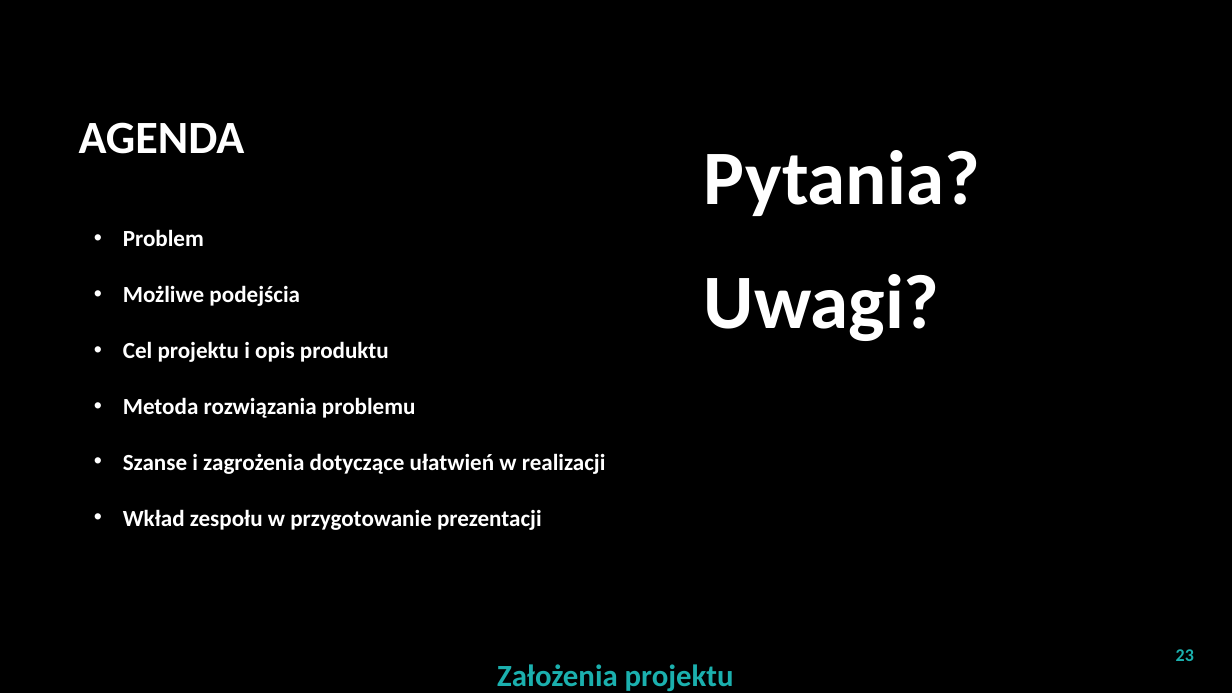
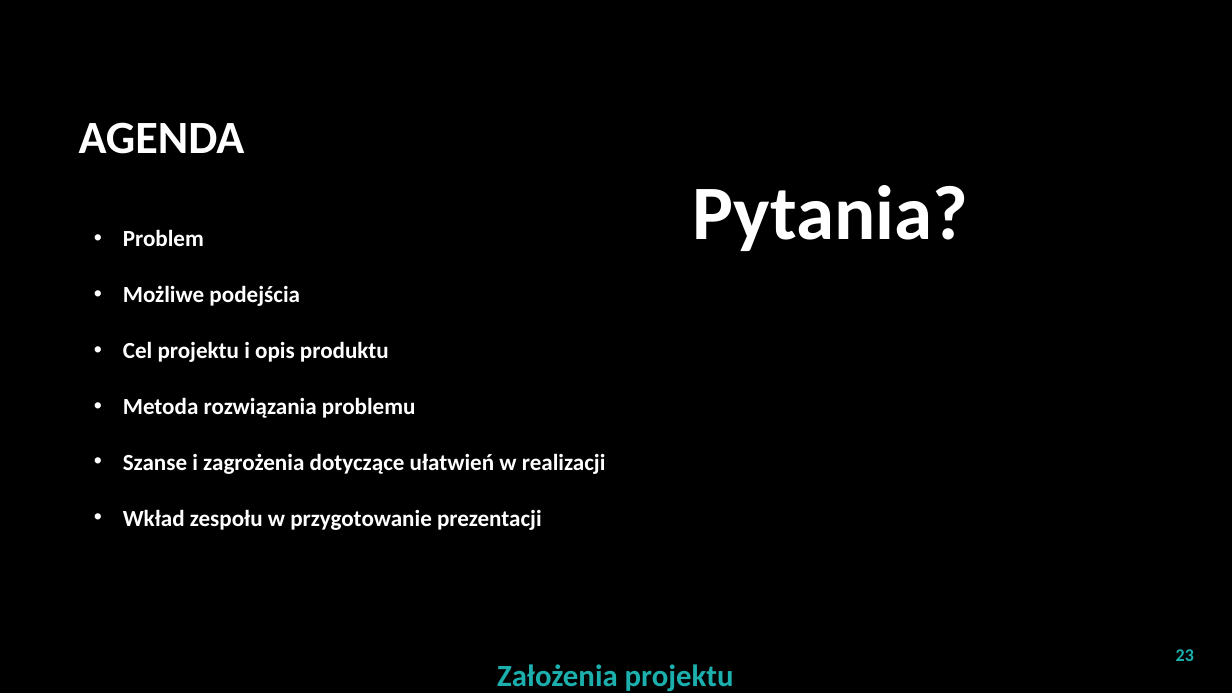
Before and after one commit to hubert-kniola/CodeRevv, a slide deck: slide 23 of docs/sd/1/P11.pptx. Drawn at 1232x693 pixels with LibreOffice and Linux fonts; fonts in the diff are those of the drawing; background and template pictures are left out. Boxes give left, top, right and bottom in pixels: in the first picture for what was removed or moved away, otherwise in the second. Text is boxed around its words. In the diff, an @@ line names an element or a change of style, - is before the commit and + after.

```diff
--- a/docs/sd/1/P11.pptx
+++ b/docs/sd/1/P11.pptx
@@ text "Pytania?": place and size @@
-text "Pytania?" at [704,150,980,341]
+text "Pytania?" at [692,185,968,251]
@@ text at [704,274,940,341]: paragraph removed @@
-Uwagi?
```
Also in this commit, not shown: 10 other slides changed, 5 other files.
